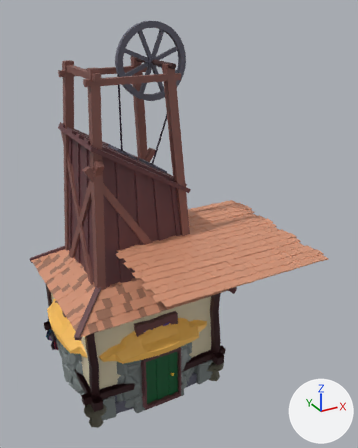
The FBX model Assets/Meshes/Buildings.fbx as it was, and as the next commit left it.
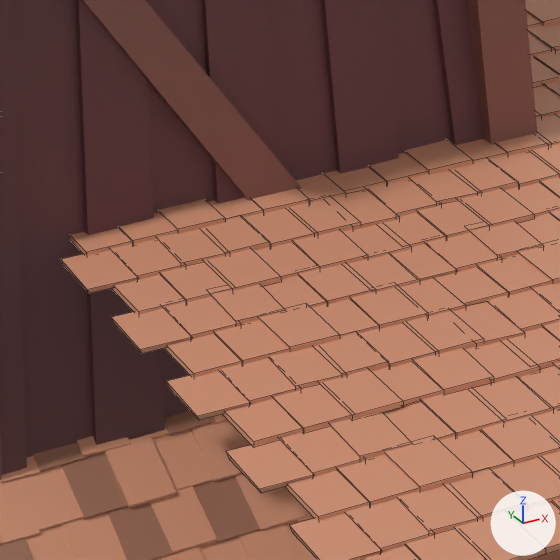
Old and new are each drawn whole from a camera (50 mm lens) standing at (-5.01, -12.34, 10.6) and looking at (1.18, -1.09, 4.97) and again close up on the part from 30% to 54% of the width and 48% to 67% of the height. Every picture has the same lights, and +X, +Y and +Z are marked at lower right. The close-ups show mesh edges as thin lines. Where no turn or scale is listed for an object, it has been applied to the vertices.

The first close-up shows 'Mine', 'Storehouse', 'Tiles'.
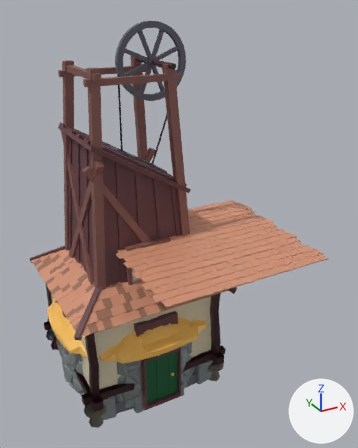
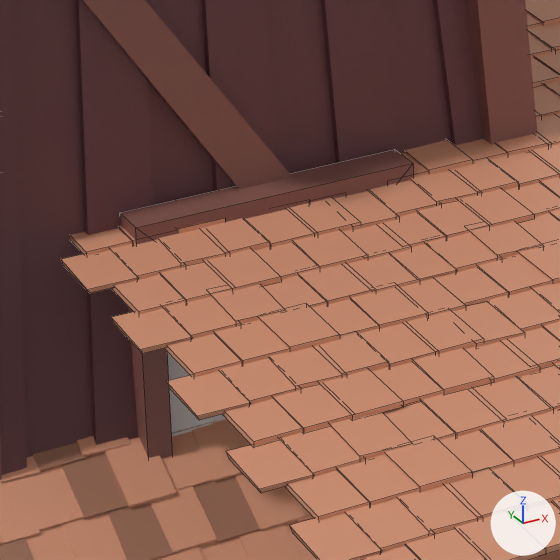
What differs and where, as boxes (x1, y1, x2, y2) in the close-ups (560 x 560 px):
'MineFrame', added (brown): after (120, 149, 413, 459)

Diff of the bpy script that builds the scene:
```diff
--- a/Assets/Meshes/Buildings.fbx.py
+++ b/Assets/Meshes/Buildings.fbx.py
@@ me_cube_002 @@
+me_cube_002.from_pydata(...)  # 16 vertices, 14 faces; spans x -0.592..0.695, y -1.514..-1.322, z 3.497..4.788
+me_cube_002.materials.append(mat_material_001)  # picture img_twilioquest_76_32x_png
@@ ob_mineframe @@
+ob_mineframe = bpy.data.objects.new('MineFrame', me_cube_002)
+ob_mineframe.location = (0.0, 0.0, 0.0)
```
